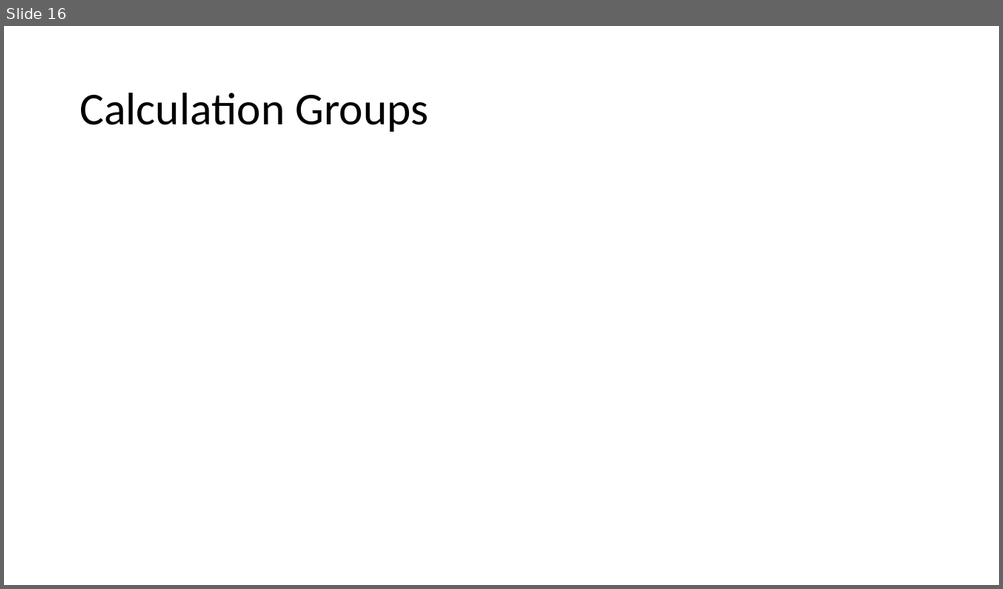
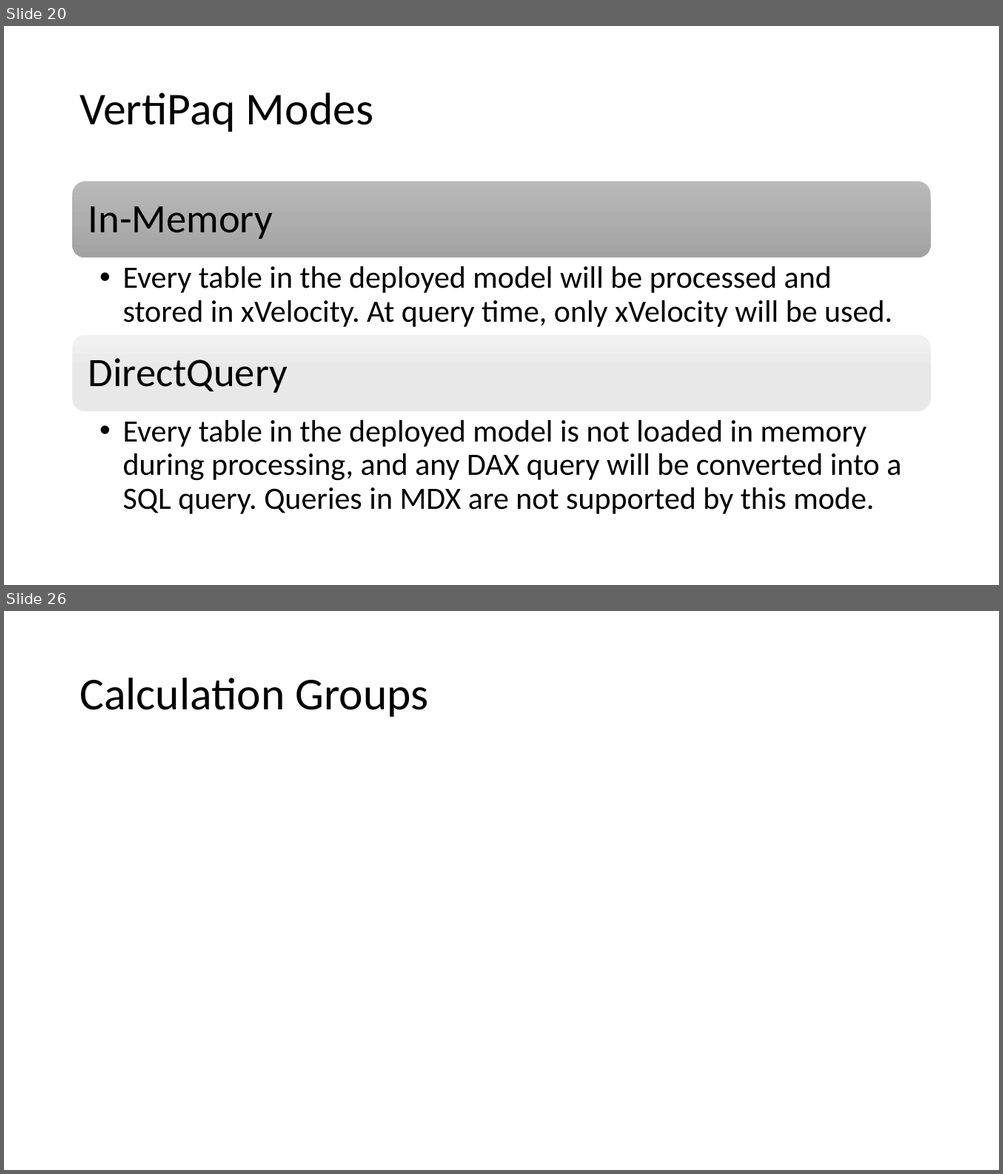
Before and after one commit to LukasSteindl/tabularmodelforfinance, a slide deck: Slides.pptx. Shown one above the other, each under a label of ours: slide 16 before the commit, slides 20 and 26 after it; the slides between them are not shown. The pictures are 1003x589 and 1003x1174 pixels, drawn with LibreOffice and Linux fonts; fonts in the diff are those of the drawing. Boxes give left, top, right and bottom in pixels: in the first picture for what was removed or moved away, otherwise in the second. Text is boxed around its words. In the diff, an @@ line names an element or a change of style, - is before the commit and + after.

```diff
--- a/Slides.pptx
+++ b/Slides.pptx
@@ slide 20 added at bbox=[4, 26, 999, 585], background #FFFFFF @@
@@ title added at bbox=[79, 93, 373, 132], 44 pt, text #000000 @@
+VertiPaq Modes
@@ group added at bbox=[73, 181, 930, 514]: 4 texts, 2 rounded rectangles @@
+In-Memory
+  • Every table in the deployed model will be processed and stored in xVelocity. At query time, only xVelocity will be used.
+DirectQuery
+  • Every table in the deployed model is not loaded in memory during processing, and any DAX query will be converted into a SQL query. Queries in MDX are not supported by this mode.
@@ what was slide 16 is now slide 26 @@
```
Also in this commit, not shown: 1 slide changed, 10 other slides added, 1 slide removed.
